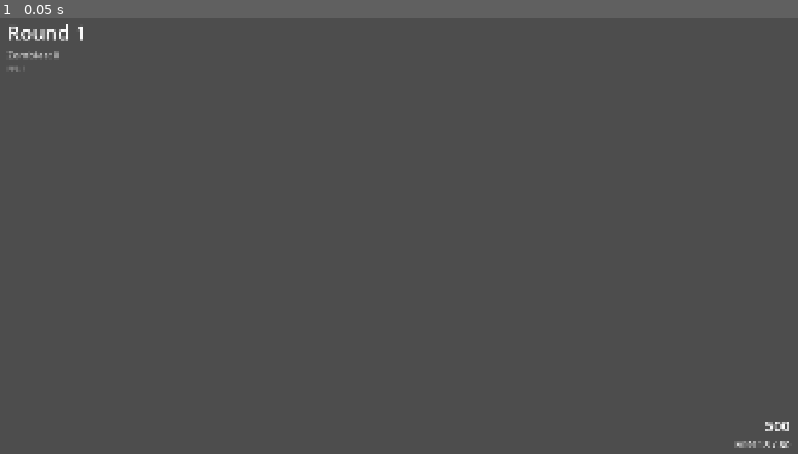
Above: before the commit, frame 1.
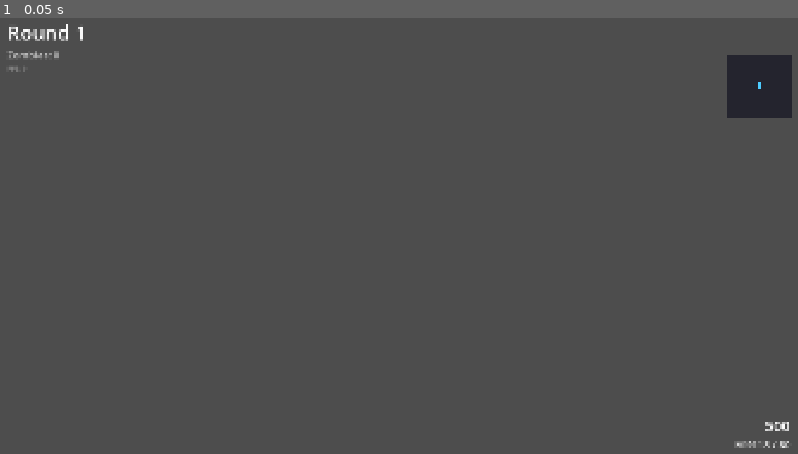
Above: after the commit, the same moment.

Repository: ruapotato/Zombies-vs-Humans
Game: Godot game, scene res://scenes/main/game.tscn
Same seed, same stepped clock (60 frames per second), same inputs: the game is played once before the commit and once after it. This scene is started directly instead of the project's main scene.
Inputs:
- Up to frame 1 (0.05 s): no input

The runs differ from the first frame. In frame 1, 1.2% of the frame differs, in the area x 91-100%, y 8-23%.
Error after the commit: Parse Error: Cannot infer the type of "player_yaw" variable because the value doesn't have a set type. (res://scripts/ui/hud_controller.gd:345)

Commit message:
feat: add minimap and Spring Heels double-jump perk
- Add minimap to HUD showing player position and points of interest
  - Shows perks, shop, mystery box, power switch, wall weapons
  - POIs have labels and color-coded markers
  - Player marker shows facing direction

- Add Spring Heels perk ($2500) that enables double jump
  - Double jump now disabled by default (requires perk)
  - Added to both nacht and city_night maps

- Add interactable spawner in game controller
  - Converts map placeholder nodes to actual interactable instances
  - Supports perks, mystery box, power switch, wall weapons, shop

- Add shop machine to nacht map

Co-Authored-By: Claude Opus 4.5 <noreply@anthropic.com>

Diff:
--- a/scenes/maps/city_night.tscn
+++ b/scenes/maps/city_night.tscn
@@ -1568,3 +1568,7 @@
 
 [node name="ShopMachine2" parent="Interactables" instance=ExtResource("shop_machine")]
 transform = Transform3D(1, 0, 0, 0, 1, 0, 0, 0, 1, 25, 0, 20)
+
+[node name="PerkSpringHeels" parent="Interactables" instance=ExtResource("perk_machine")]
+transform = Transform3D(1, 0, 0, 0, 1, 0, 0, 0, 1, -45, 0, 45)
+perk_name = "spring_heels"
--- a/scenes/maps/nacht.tscn
+++ b/scenes/maps/nacht.tscn
@@ -244,3 +244,9 @@
 
 [node name="PerkSpeedCola" type="Node3D" parent="Interactables"]
 transform = Transform3D(1, 0, 0, 0, 1, 0, 0, 0, 1, -10, 0, -10)
+
+[node name="PerkSpringHeels" type="Node3D" parent="Interactables"]
+transform = Transform3D(1, 0, 0, 0, 1, 0, 0, 0, 1, 0, 0, -10)
+
+[node name="ShopMachine" type="Node3D" parent="Interactables"]
+transform = Transform3D(1, 0, 0, 0, 1, 0, 0, 0, 1, 8, 0, 0)
--- a/scenes/ui/hud.tscn
+++ b/scenes/ui/hud.tscn
@@ -52,6 +52,85 @@
 [node name="PowerUpContainer" type="HBoxContainer" parent="TopRight"]
 layout_mode = 2
 alignment = 2
+
+[node name="Minimap" type="Control" parent="."]
+layout_mode = 1
+anchors_preset = 1
+anchor_left = 1.0
+anchor_right = 1.0
+offset_left = -170.0
+offset_top = 110.0
+offset_right = -20.0
+offset_bottom = 260.0
+grow_horizontal = 0
+
+[node name="Background" type="ColorRect" parent="Minimap"]
+layout_mode = 1
+anchors_preset = 15
+anchor_right = 1.0
+anchor_bottom = 1.0
+grow_horizontal = 2
+grow_vertical = 2
+color = Color(0.1, 0.1, 0.15, 0.8)
+
+[node name="Border" type="ReferenceRect" parent="Minimap"]
+layout_mode = 1
+anchors_preset = 15
+anchor_right = 1.0
+anchor_bottom = 1.0
+grow_horizontal = 2
+grow_vertical = 2
+border_color = Color(0.5, 0.5, 0.6, 1)
+border_width = 2.0
+
+[node name="MapContainer" type="Control" parent="Minimap"]
+clip_contents = true
+layout_mode = 1
+anchors_preset = 15
+anchor_right = 1.0
+anchor_bottom = 1.0
+offset_left = 2.0
+offset_top = 2.0
+offset_right = -2.0
+offset_bottom = -2.0
+grow_horizontal = 2
+grow_vertical = 2
+
+[node name="POIContainer" type="Control" parent="Minimap/MapContainer"]
+layout_mode = 1
+anchors_preset = 8
+anchor_left = 0.5
+anchor_top = 0.5
+anchor_right = 0.5
+anchor_bottom = 0.5
+grow_horizontal = 2
+grow_vertical = 2
+
+[node name="PlayerMarker" type="ColorRect" parent="Minimap/MapContainer"]
+layout_mode = 1
+anchors_preset = 8
+anchor_left = 0.5
+anchor_top = 0.5
+anchor_right = 0.5
+anchor_bottom = 0.5
+offset_left = -4.0
+offset_top = -4.0
+offset_right = 4.0
+offset_bottom = 4.0
+grow_horizontal = 2
+grow_vertical = 2
+color = Color(0.3, 0.8, 1, 1)
+
+[node name="DirectionIndicator" type="ColorRect" parent="Minimap/MapContainer/PlayerMarker"]
+layout_mode = 1
+anchors_preset = 5
+anchor_left = 0.5
+anchor_right = 0.5
+offset_left = -2.0
+offset_top = -8.0
+offset_right = 2.0
+grow_horizontal = 2
+color = Color(0.3, 0.8, 1, 1)
 
 [node name="BottomLeft" type="VBoxContainer" parent="."]
 layout_mode = 1
--- a/scripts/game/game_controller.gd
+++ b/scripts/game/game_controller.gd
@@ -82,6 +82,10 @@
 			for child in map_instance.get_node("ZombieSpawnPoints").get_children():
 				if child is Marker3D:
 					zombie_spawn_positions.append(child.global_position)
+
+		# Spawn interactables from map placeholders
+		if map_instance.has_node("Interactables"):
+			_spawn_interactables_from_map(map_instance.get_node("Interactables"))
 	else:
 		push_error("Map not found: %s" % map_scene_path)
 
@@ -204,3 +208,92 @@
 			nearest = player
 
 	return nearest
+
+
+func _spawn_interactables_from_map(interactables_node: Node3D) -> void:
+	# Preload interactable scenes
+	var perk_machine_scene: PackedScene = preload("res://scenes/interactables/perk_machine.tscn")
+	var mystery_box_scene: PackedScene = preload("res://scenes/interactables/mystery_box.tscn")
+	var power_switch_scene: PackedScene = preload("res://scenes/interactables/power_switch.tscn")
+	var wall_weapon_scene: PackedScene = preload("res://scenes/interactables/wall_weapon.tscn")
+	var shop_machine_scene: PackedScene = preload("res://scenes/interactables/shop_machine.tscn")
+
+	for placeholder in interactables_node.get_children():
+		var node_name: String = placeholder.name.to_lower()
+		var spawn_pos: Vector3 = placeholder.global_position
+		var spawn_rot: Vector3 = placeholder.global_rotation
+		var instance: Node3D = null
+
+		if "perk" in node_name:
+			instance = perk_machine_scene.instantiate() as Node3D
+			# Extract perk name from placeholder name (e.g., "PerkJuggernog" -> "juggernog")
+			var perk_name := _extract_perk_name(placeholder.name)
+			if instance.has_method("set") and perk_name:
+				instance.set("perk_name", perk_name)
+
+		elif "mysterybox" in node_name or "mystery_box" in node_name or node_name == "mysterybox":
+			instance = mystery_box_scene.instantiate() as Node3D
+
+		elif "power" in node_name and "switch" in node_name:
+			instance = power_switch_scene.instantiate() as Node3D
+
+		elif "powerswitch" in node_name:
+			instance = power_switch_scene.instantiate() as Node3D
+
+		elif "wallweapon" in node_name or "wall_weapon" in node_name:
+			instance = wall_weapon_scene.instantiate() as Node3D
+			# Extract weapon name from placeholder
+			var weapon_id := _extract_weapon_name(placeholder.name)
+			if instance.has_method("set") and weapon_id:
+				instance.set("weapon_id", weapon_id)
+
+		elif "shop" in node_name:
+			instance = shop_machine_scene.instantiate() as Node3D
+
+		if instance:
+			instance.global_position = spawn_pos
+			instance.global_rotation = spawn_rot
+			interactables_container.add_child(instance)
+			print("Spawned interactable: %s at %s" % [placeholder.name, spawn_pos])
+
+
+func _extract_perk_name(placeholder_name: String) -> String:
+	# Convert "PerkJuggernog" or "Perk_Juggernog" to "juggernog"
+	var name_lower := placeholder_name.to_lower()
+	name_lower = name_lower.replace("perk_", "").replace("perk", "")
+
+	# Map common variations to perk names
+	var perk_map := {
+		"juggernog": "juggernog",
+		"jug": "juggernog",
+		"speedcola": "speed_cola",
+		"speed_cola": "speed_cola",
+		"speed": "speed_cola",
+		"doubletap": "double_tap",
+		"double_tap": "double_tap",
+		"quickrevive": "quick_revive",
+		"quick_revive": "quick_revive",
+		"revive": "quick_revive",
+		"staminup": "stamin_up",
+		"stamin_up": "stamin_up",
+		"stamina": "stamin_up",
+		"phdflopper": "phd_flopper",
+		"phd_flopper": "phd_flopper",
+		"phd": "phd_flopper",
+		"deadshot": "deadshot",
+		"mulekick": "mule_kick",
+		"mule_kick": "mule_kick",
+		"mule": "mule_kick",
+		"springheels": "spring_heels",
+		"spring_heels": "spring_heels",
+		"spring": "spring_heels"
+	}
+
+	return perk_map.get(name_lower, name_lower)
+
+
+func _extract_weapon_name(placeholder_name: String) -> String:
+	# Convert "WallWeaponM14" to "m14"
+	var name_lower := placeholder_name.to_lower()
+	name_lower = name_lower.replace("wallweapon", "").replace("wall_weapon", "").replace("wall", "")
+	return name_lower
--- a/scripts/interactables/perk_machine.gd
+++ b/scripts/interactables/perk_machine.gd
@@ -53,6 +53,12 @@
 		"cost": 4000,
 		"color": Color(0.5, 1, 0.5),
 		"description": "Carry 3 weapons"
+	},
+	"spring_heels": {
+		"display_name": "Spring Heels",
+		"cost": 2500,
+		"color": Color(0.3, 1, 1),
+		"description": "Double jump ability"
 	}
 }
 
--- a/scripts/player/player_controller.gd
+++ b/scripts/player/player_controller.gd
@@ -36,7 +36,7 @@
 var is_crouching := false
 var is_aiming := false
 var can_sprint := true
-var can_double_jump := true
+var can_double_jump := false  # Requires Spring Heels perk
 var has_double_jumped := false
 
 # Health (CoD-style regenerating health)
@@ -717,6 +717,9 @@
 		"stamin_up":
 			can_sprint = true
 
+		"spring_heels":
+			can_double_jump = true
+
 		# Other perks are checked dynamically
 
 
@@ -735,6 +738,9 @@
 				dropped.queue_free()
 				current_weapon_index = min(current_weapon_index, weapons.size() - 1)
 
+		"spring_heels":
+			can_double_jump = false
+
 
 func clear_perks() -> void:
 	for perk_name: String in perks.duplicate():
--- a/scripts/ui/hud_controller.gd
+++ b/scripts/ui/hud_controller.gd
@@ -14,9 +14,14 @@
 @onready var damage_overlay: ColorRect = $DamageOverlay
 @onready var downed_overlay: ColorRect = $DownedOverlay
 @onready var bleedout_timer_label: Label = $DownedOverlay/BleedoutTimer
+@onready var minimap_container: Control = $Minimap/MapContainer
+@onready var poi_container: Control = $Minimap/MapContainer/POIContainer
+@onready var player_marker: ColorRect = $Minimap/MapContainer/PlayerMarker
 
 var local_player: Node = null
 var active_power_up_icons: Dictionary = {}
+var minimap_scale: float = 4.0  # pixels per world unit
+var poi_markers: Dictionary = {}  # node -> marker
 
 # Perk icon colors
 const PERK_COLORS: Dictionary = {
@@ -27,7 +32,8 @@
 	"stamin_up": Color(1, 0.8, 0.3),
 	"phd_flopper": Color(0.6, 0.3, 1),
 	"deadshot": Color(0.3, 0.3, 0.3),
-	"mule_kick": Color(0.5, 1, 0.5)
+	"mule_kick": Color(0.5, 1, 0.5),
+	"spring_heels": Color(0.3, 1, 1)
 }
 
 
@@ -54,6 +60,7 @@
 	_update_zombies_count()
 	_update_active_power_ups()
 	_update_downed_state()
+	_update_minimap()
 
 
 func _find_local_player() -> void:
@@ -208,7 +215,8 @@
 		"stamin_up": "STAMIN-UP",
 		"phd_flopper": "PHD FLOPPER",
 		"deadshot": "DEADSHOT",
-		"mule_kick": "MULE KICK"
+		"mule_kick": "MULE KICK",
+		"spring_heels": "SPRING HEELS"
 	}
 	return names.get(perk_name, perk_name.to_upper())
 
@@ -327,3 +335,103 @@
 	tween.tween_interval(2.0)
 	tween.tween_property(announcement_label, "modulate:a", 0.0, 0.5)
 	tween.tween_callback(func(): announcement_label.visible = false)
+
+
+func _update_minimap() -> void:
+	if not local_player or not minimap_container:
+		return
+
+	# Update player marker rotation (direction indicator)
+	var player_yaw := local_player.rotation.y
+	player_marker.rotation = -player_yaw
+
+	# Update POI markers relative to player position
+	var player_pos := Vector2(local_player.global_position.x, local_player.global_position.z)
+	var map_center := minimap_container.size / 2.0
+
+	# Initialize POI markers if not done
+	if poi_markers.is_empty():
+		_init_minimap_pois()
+
+	# Update POI positions relative to player
+	for node: Node in poi_markers:
+		if is_instance_valid(node):
+			var marker: Control = poi_markers[node]
+			var poi_pos := Vector2(node.global_position.x, node.global_position.z)
+			var offset := (poi_pos - player_pos) * minimap_scale
+			marker.position = offset
+
+
+func _init_minimap_pois() -> void:
+	# Find all interactables and create markers
+	var interactables := get_tree().get_nodes_in_group("interactables")
+
+	for node: Node in interactables:
+		var marker := _create_poi_marker(node)
+		if marker:
+			poi_container.add_child(marker)
+			poi_markers[node] = marker
+
+
+func _create_poi_marker(node: Node) -> Control:
+	var container := Control.new()
+
+	# Marker dot
+	var dot := ColorRect.new()
+	dot.custom_minimum_size = Vector2(6, 6)
+	dot.size = Vector2(6, 6)
+	dot.position = Vector2(-3, -3)
+	container.add_child(dot)
+
+	# Label
+	var label := Label.new()
+	label.add_theme_font_size_override("font_size", 8)
+	label.position = Vector2(5, -6)
+	container.add_child(label)
+
+	# Determine type and color
+	var node_name := node.name.to_lower()
+	var class_name_str := node.get_class()
+
+	if node is PerkMachine or "perk" in node_name:
+		var perk_name_str: String = node.get("perk_name") if node.get("perk_name") else "perk"
+		var perk_color: Color = PERK_COLORS.get(perk_name_str, Color(0.8, 0.3, 0.8))
+		dot.color = perk_color
+		label.text = _get_short_perk_name(perk_name_str)
+		label.modulate = perk_color
+	elif node is ShopMachine or "shop" in node_name:
+		dot.color = Color(0.3, 0.8, 1)
+		label.text = "Shop"
+		label.modulate = Color(0.3, 0.8, 1)
+	elif "mystery" in node_name or "box" in node_name:
+		dot.color = Color(1, 0.8, 0.2)
+		label.text = "Box"
+		label.modulate = Color(1, 0.8, 0.2)
+	elif "power" in node_name:
+		dot.color = Color(1, 1, 0.3)
+		label.text = "Power"
+		label.modulate = Color(1, 1, 0.3)
+	elif "weapon" in node_name or "wall" in node_name:
+		dot.color = Color(0.7, 0.7, 0.7)
+		label.text = "Gun"
+		label.modulate = Color(0.7, 0.7, 0.7)
+	else:
+		dot.color = Color(0.5, 0.5, 0.5)
+		label.text = ""
+
+	return container
+
+
+func _get_short_perk_name(perk_name: String) -> String:
+	var short_names := {
+		"juggernog": "Jug",
+		"speed_cola": "Speed",
+		"double_tap": "DblTap",
+		"quick_revive": "Revive",
+		"stamin_up": "Stam",
+		"phd_flopper": "PhD",
+		"deadshot": "Dead",
+		"mule_kick": "Mule",
+		"spring_heels": "Spring"
+	}
+	return short_names.get(perk_name, perk_name.substr(0, 4))
